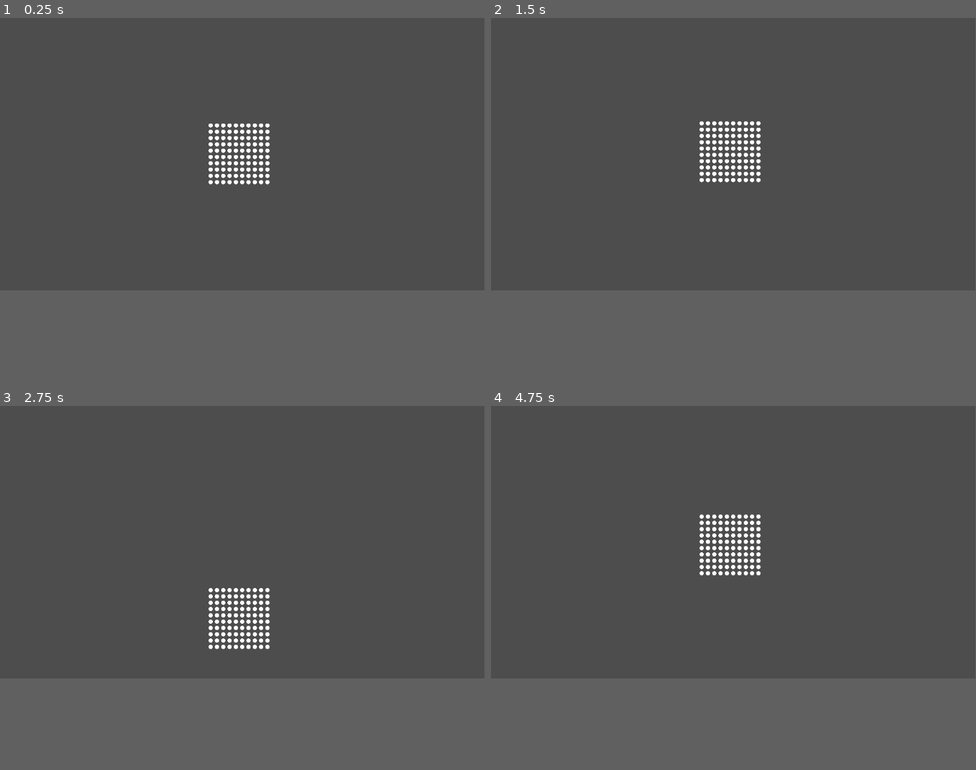
Above: before the commit, frames 1-4 (two rows, left to right).
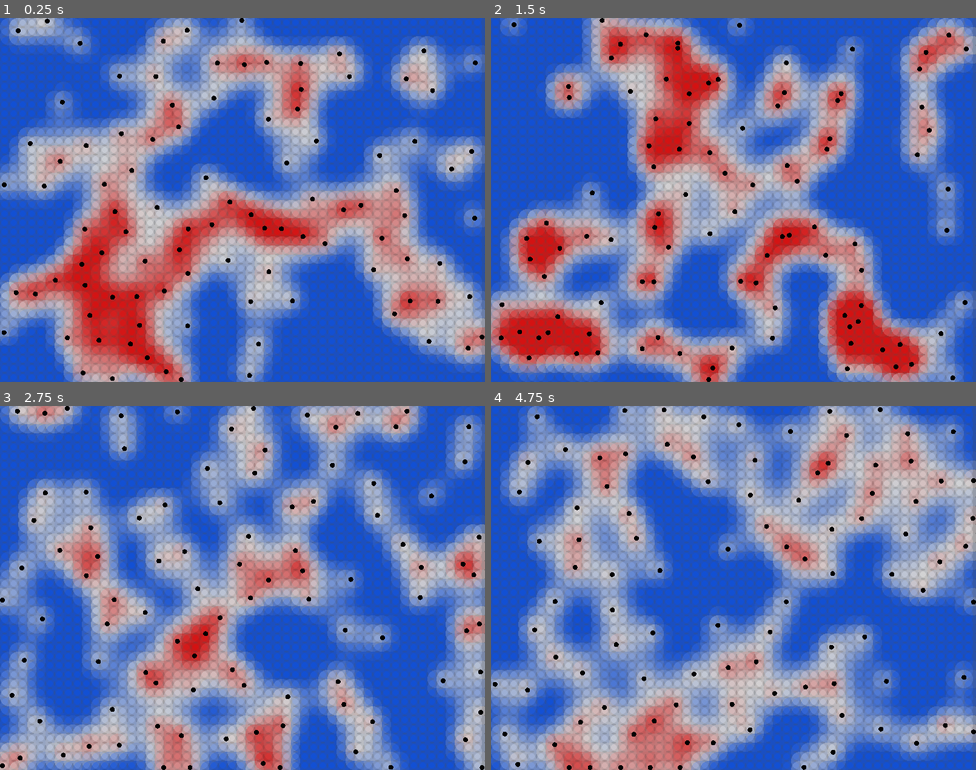
Above: after the commit, the same moments.

Repository: mark00vka/fluid-simulation
Game: Godot game, scene res://main.tscn
The game is run twice, just before and just after one commit, with the same random seed, the same clock (stepped at 60 frames per second) and the same inputs.
Inputs:
- Up to frame 1 (0.25 s): no input
- Up to frame 2 (1.5 s): tap Enter at 0.5 s; tap T at 0.6 s; tap R at 1.35 s
- Up to frame 3 (2.75 s): tap T at 2.1 s
- Up to frame 4 (4.75 s): tap R at 2.85, 4.35 s; tap T at 3.6 s
In our replay, the window is 799x449 before the commit and 800x600 after it. These sizes can differ from the game's own. Grey fills any space a smaller window leaves; there, only what the larger window draws over its background counts as a difference.

The runs differ from the first frame. In frame 1, 91% of the frame differs, in the area x 0-100%, y 0-100%; in frame 2, 94%; in frame 3, 95%; in frame 4, 96%.

Commit message:
add density and pressure

Diff:
--- a/main.gd
+++ b/main.gd
@@ -1,15 +1,29 @@
 class_name Simulation
-extends Node2D
-
-@export var number_of_particles := 100
-@export var number_of_rows := 10
-@export var starting_velocity := Vector2.ZERO
-@export var particle_radius : float = 5.0
+extends Control
+
+
+const mass = 1
+
+
+@export_category("")
+@export var numberOfParticles : int = 100
+@export var numberOfRows : int = 10
+@export var startingVelocity := Vector2.ZERO
+@export var particleRadius : float = 5.0
+@export var s = 15
+
+@export_category("")
+@export_range(50, 1000, 10) var smoothingRadius : float = 20.0
 @export var separation : float = 5.0
-@export var gravity : float = 200
+@export var gravity : float = 100
 @export var damping : float = 1.0
 
-@onready var viewport_size : Vector2i = DisplayServer.window_get_size()
+@export_category("")
+@export_range(0.01, 0.07, 0.001) var targetDensity : float = 1.0
+@export_range(1, 10, 0.1) var pressureMultiplier : float = 1.0
+@export var densityGradient : Gradient
+
+@onready var viewportSize : Vector2i = DisplayServer.window_get_size()
 
 
 var particles : Array[Particle]
@@ -21,22 +35,112 @@
 func _ready() -> void:
 	DisplayServer.window_set_flag(DisplayServer.WINDOW_FLAG_ALWAYS_ON_TOP, always_on_top)
 	Particle.simulation = self
-	for i in range(number_of_particles):
-		var x = (i % number_of_rows - number_of_rows / 2) * (particle_radius * 2 + separation)
-		var y = floor(i / number_of_rows - (number_of_particles / number_of_rows / 2)) * (particle_radius * 2 + separation)
+	for i in range(numberOfParticles):
+		var x = (i % numberOfRows - numberOfRows / 2) * (particleRadius * 2 + separation)
+		var y = floor(i / numberOfRows - (numberOfParticles / numberOfRows / 2)) * (particleRadius * 2 + separation)
+		x = randi_range(0, viewportSize.x)
+		y = randi_range(0, viewportSize.y)
 		var pos := Vector2(x, y)
-		particles.append(Particle.new(pos, starting_velocity))
+		particles.append(Particle.new(pos, startingVelocity))
 
 
 func _process(delta: float) -> void:
+	if Engine.get_process_frames() % 100 != 0:
+		pass
+
 	for i in range(particles.size()):
-		particles[i].update(delta)
+		particles[i].update_densities()
+
+	for i in range(particles.size()):
+		particles[i].update_velocity(delta)
+
+	for i in range(particles.size()):
+		particles[i].update_position(delta)
+
 	queue_redraw()
 
 
 func _draw() -> void:
+	for i in range(viewportSize.x / s + 1):
+		for j in range(viewportSize.y / s + 1):
+			var density = calculate_density(Vector2i(i, j) * s)
+			var densityError = inverse_lerp(targetDensity * 0.5, targetDensity * 1.5, density)
+			var color = sample_gradient(densityError)
+			color.a = 0.3
+			draw_circle(Vector2i(i, j) * s, s, color)
+
 	for particle in particles:
-		draw_circle(particle.position, particle_radius, Color.WHITE)
+		var densityError = inverse_lerp(targetDensity * 0.5, targetDensity * 1.5, particle.density)
+		draw_circle(particle.position, particleRadius, Color.BLACK)
+
+
+func sample_gradient(l : float):
+	return densityGradient.sample(l)
+
+
+func smoothing_kernel(radius: float, dst: float):
+	if dst >= radius: return 0
+	var volume = PI * pow(radius, 3) / 6
+	return (radius - dst) * (radius - dst) / volume
+
+
+func smoothing_kernel_derivative(radius: float, dst: float):
+	if dst >= radius: return 0
+	var s = - 12 / PI / pow(radius, 3)
+	return s * (radius - dst)
+
+
+func calculate_density(pos: Vector2):
+	var density = 0
+
+	for particle in particles:
+		var dst = pos.distance_to(particle.position)
+		var influence = smoothing_kernel(smoothingRadius, dst)
+		density += mass * influence
+
+	return density
+
+
+func convert_density_to_pressure(density: float):
+	var densityDifference = min(0, targetDensity - density)
+	var pressure = densityDifference * pressureMultiplier * 10000
+	return pressure
+
+
+func calculate_property(pos: Vector2):
+	var property = 0
+
+	for particle in particles:
+		var density = particle.density
+		var dst = pos.distance_to(particle.position)
+		var influence = smoothing_kernel(smoothingRadius, dst)
+		property += particle.property * influence / density
+
+	return property
+
+
+func calculate_shared_pressure(particleA : Particle, particleB : Particle):
+	var pressureA = convert_density_to_pressure(particleA.density)
+	var pressureB = convert_density_to_pressure(particleB.density)
+
+	return (pressureA + pressureB) / 2
+
+func calculate_pressure_force(particle: Particle):
+	var pressureForce = Vector2.ZERO
+
+	for otherParticle in particles:
+		var pos = particle.position
+
+		if otherParticle.position == pos: continue
+
+		var dst = pos.distance_to(otherParticle.position)
+		var dir = (otherParticle.position - pos) / dst
+
+		var influence = smoothing_kernel_derivative(smoothingRadius, pos.distance_to(otherParticle.position))
+		var sharedPressure = calculate_shared_pressure(particle, otherParticle)
+		pressureForce += - sharedPressure * dir * mass * influence / otherParticle.density
+
+	return pressureForce
 
 
 func _input(event):
@@ -52,22 +156,48 @@
 class Particle:
 	var position: Vector2
 	var velocity: Vector2
+	var property = 1
+	var density = 0
+
+
 	static var simulation: Simulation
+
 
 	func _init(pos, vel) -> void:
 		position = pos
 		velocity = vel
 
-	func update(delta : float):
-		velocity.y += simulation.gravity * delta
+
+	func update_velocity(delta: float):
+		velocity += Vector2.DOWN * simulation.gravity * delta
+
+		var pressureForce = simulation.calculate_pressure_force(self)
+		var pressureAcceleration = pressureForce / density
+
+		velocity += pressureAcceleration * delta
+
+	func update_position(delta : float):
 		position += velocity * delta
 		handle_collision()
 
+
+	func update_densities():
+		density = simulation.calculate_density(position)
+
+
 	func handle_collision():
-		if position.y > simulation.viewport_size.y / 2 - simulation.particle_radius:
+		if position.y > simulation.viewportSize.y - simulation.particleRadius:
 			velocity.y *= -1 * simulation.damping
-			position.y = simulation.viewport_size.y / 2 - simulation.particle_radius
-
-		if  position.y < -simulation.viewport_size.y / 2 + simulation.particle_radius:
+			position.y = simulation.viewportSize.y - simulation.particleRadius
+
+		if  position.y < 0 + simulation.particleRadius:
 			velocity.y *= -1 * simulation.damping
-			position.y = -simulation.viewport_size.y / 2 + simulation.particle_radius
+			position.y = 0 + simulation.particleRadius
+
+		if position.x > simulation.viewportSize.x - simulation.particleRadius:
+			velocity.x *= -1 * simulation.damping
+			position.x = simulation.viewportSize.x - simulation.particleRadius
+
+		if  position.x < 0 + simulation.particleRadius:
+			velocity.x *= -1 * simulation.damping
+			position.x = 0 + simulation.particleRadius
--- a/main.tscn
+++ b/main.tscn
@@ -1,8 +1,36 @@
-[gd_scene load_steps=2 format=3 uid="uid://m682l2bjlw86"]
+[gd_scene load_steps=3 format=3 uid="uid://m682l2bjlw86"]
 
 [ext_resource type="Script" path="res://main.gd" id="1_jfgaf"]
 
-[node name="Main" type="Node2D"]
+[sub_resource type="Gradient" id="Gradient_54mrv"]
+offsets = PackedFloat32Array(0, 0.485149, 1)
+colors = PackedColorArray(0, 0.316667, 1, 1, 1, 1, 1, 1, 1, 0, 0, 1)
+
+[node name="Main" type="Control"]
+layout_mode = 3
+anchors_preset = 15
+anchor_right = 1.0
+anchor_bottom = 1.0
+grow_horizontal = 2
+grow_vertical = 2
 script = ExtResource("1_jfgaf")
+particleRadius = 4.0
+smoothingRadius = 90.0
+gravity = 0.0
+damping = 0.4
+targetDensity = 0.024
+pressureMultiplier = 10.0
+densityGradient = SubResource("Gradient_54mrv")
+
+[node name="ColorRect" type="ColorRect" parent="."]
+visible = false
+show_behind_parent = true
+layout_mode = 1
+anchors_preset = 15
+anchor_right = 1.0
+anchor_bottom = 1.0
+grow_horizontal = 2
+grow_vertical = 2
 
 [node name="Camera2D" type="Camera2D" parent="."]
+anchor_mode = 0
--- a/project.godot
+++ b/project.godot
@@ -14,3 +14,8 @@
 run/main_scene="res://main.tscn"
 config/features=PackedStringArray("4.3", "Forward Plus")
 config/icon="res://icon.svg"
+
+[display]
+
+window/size/viewport_width=800
+window/size/viewport_height=600
